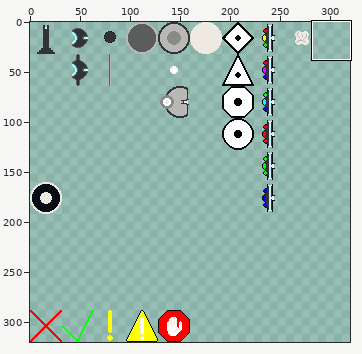
One commit to this pixel-art file: Assets/Sprites/General.aseprite. Above, an overview of the earlier version with the close-up marked.
Close-up. Before:
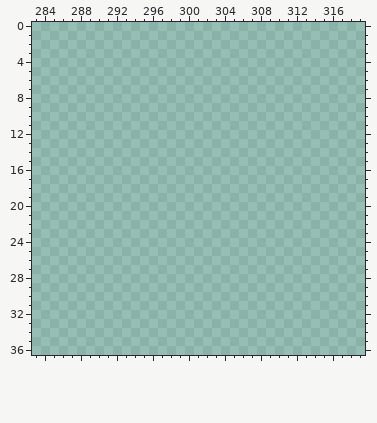
320x320 pixels, 1 frame. Shown: x 283..319, y 0..36.
Palette (. is transparent): 
Once edited:
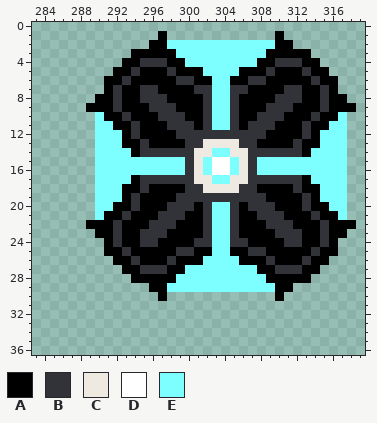
Colours new in this view: A #000000  B #313338  C #eeeae2  D #ffffff  E #7dffff
The edit:
Changed rows in their new state; - is an unchanged pixel.
first column x 289:
 1 --------A------------A--------
 2 -------AAEEEEEEEEEEEEAA-------
 3 -----AAAAAEEEEEEEEEEAAAAA-----
 4 ----AABBBAAEEEEEEEEAABBBAA----
 5 ---AABAAABAAAEEEEAAABAAABAA---
 6 --AABAAAAABBAAEEAABBAAAAABAA--
 7 --ABAABBAAAABBEEBBAAAABBAABA--
 8 -AABAABBBAAAABEEBAAAABBBAABAA-
 9 AAABAAABBBAAABEEBAAABBBAAABAAA
10 -EAABAAABBBAABEEBAABBBAAABAAE-
11 -EEAABAAABBBABEEBABBBAAABAAEE-
12 -EEEABAAAABBBBBBBBBBAAAABAEEE-
13 -EEEAABAAAABBCCCCBBAAAABAAEEE-
14 -EEEEABBBBBBCCEECCBBBBBBAEEEE-
15 -EEEEEEEEEEBCEDDECBEEEEEEEEEE-
16 -EEEEEEEEEEBCEDDECBEEEEEEEEEE-
17 -EEEEABBBBBBCCEECCBBBBBBAEEEE-
18 -EEEAABAAAABBCCCCBBAAAABAAEEE-
19 -EEEABAAAABBBBBBBBBBAAAABAEEE-
20 -EEAABAAABBBABEEBABBBAAABAAEE-
21 -EAABAAABBBAABEEBAABBBAAABAAE-
22 AAABAAABBBAAABEEBAAABBBAAABAAA
23 -AABAABBBAAAABEEBAAAABBBAABAA-
24 --ABAABBAAAABBEEBBAAAABBAABA--
25 --AABAAAAABBAAEEAABBAAAAABAA--
26 ---AABAAABAAAEEEEAAABAAABAA---
27 ----AABBBAAEEEEEEEEAABBBAA----
28 -----AAAAAEEEEEEEEEEAAAAA-----
29 -------AAEEEEEEEEEEEEAA-------
30 --------A------------A--------
Where, in picture pixels (left, top, right, bottom), the same in both close-ups:
added: (86, 31, 356, 301)
